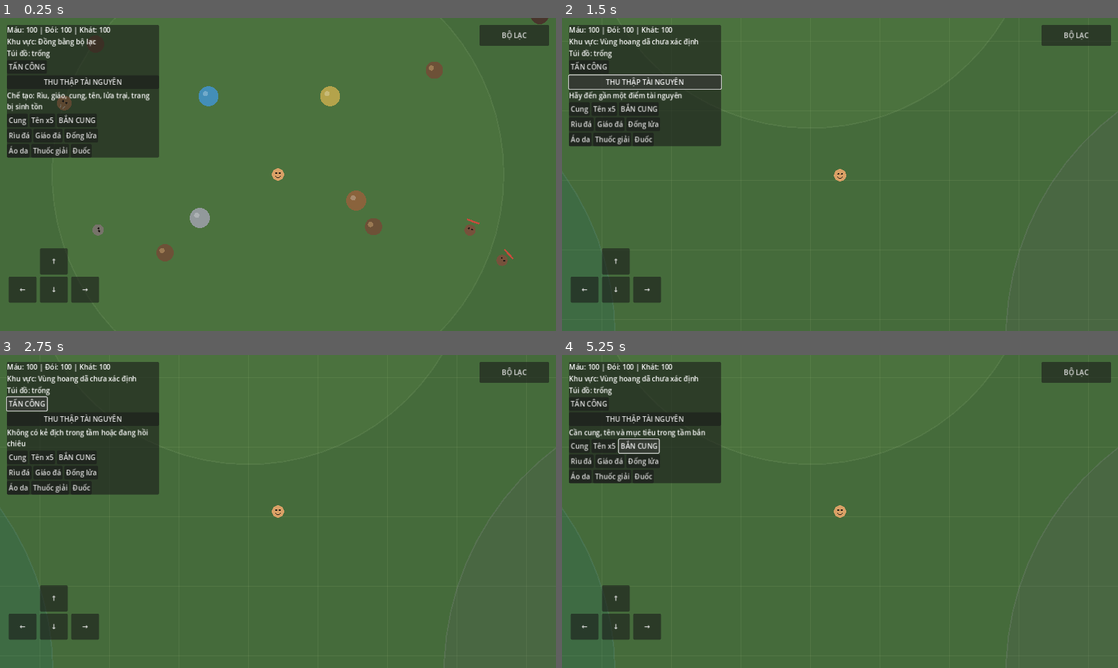
Above: before the commit, frames 1-4 (two rows, left to right).
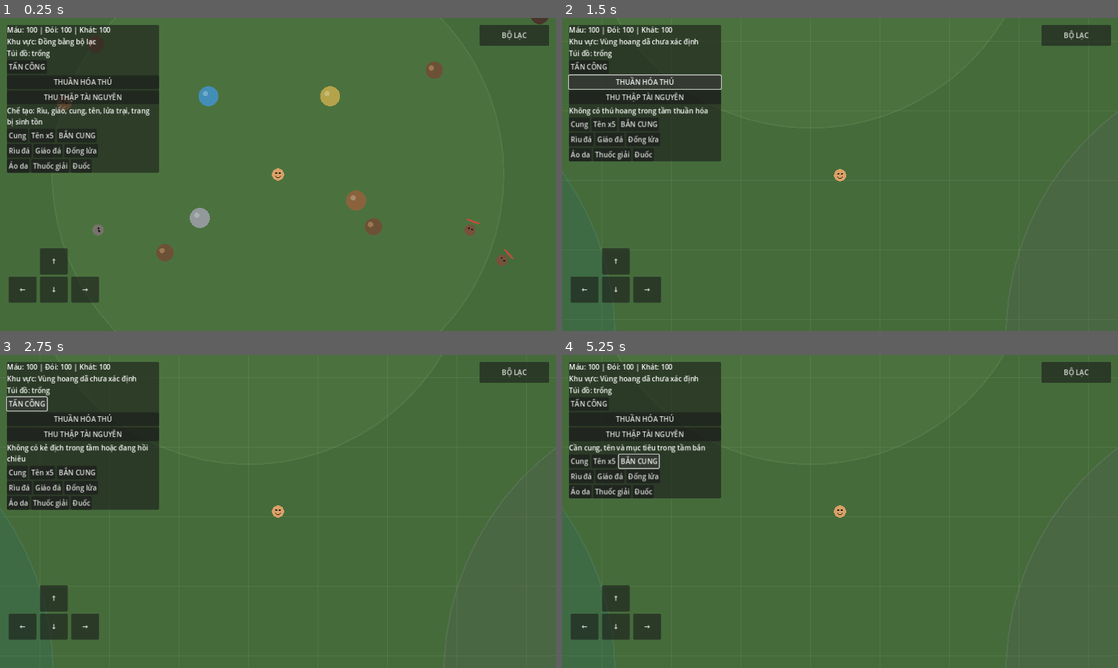
Above: after the commit, the same moments.

Repository: khanhhkt8-hub/Bo-Lac-Tien-Su.
Game: Godot game, scene res://Scenes/Main.tscn
Same seed, same stepped clock (60 frames per second), same inputs: the game is played once before the commit and once after it.
Inputs (mouse positions are in pixels of both pictures, inside the frame that each line leads up to):
- Up to frame 1 (0.25 s): no input
- Up to frame 2 (1.5 s): click (645, 127) at 0.5 s, where only the run after the commit has a clickable "THUẦN HÓA THÚ"; click (645, 80) at 1.25 s, where only the run after the commit has a clickable "THUẦN HÓA THÚ"
- Up to frame 3 (2.75 s): click "TẤN CÔNG" at 2 s
- Up to frame 4 (5.25 s): click "THU THẬP TÀI NGUYÊN" at 2.75 s; click "Cung" at 3.5 s; click "Tên x5" at 4.25 s; click "BẮN CUNG" at 5 s

The runs differ from the first frame. In frame 1, 2.9% of the frame differs, in the area x 1-29%, y 18-50%; in frame 2, 2.7%; in frame 3, 2.9%; in frame 4, 2.9%.

Commit message:
Add taming action to Android survival HUD

Diff:
--- a/Scripts/UI/SurvivalHUD.gd
+++ b/Scripts/UI/SurvivalHUD.gd
@@ -36,6 +36,10 @@
 	attack_button.text = "TẤN CÔNG"
 	attack_button.pressed.connect(_on_attack_pressed)
 	combat_row.add_child(attack_button)
+	var tame_button := Button.new()
+	tame_button.text = "THUẦN HÓA THÚ"
+	tame_button.pressed.connect(_on_tame_pressed)
+	column.add_child(tame_button)
 	var gather_button := Button.new()
 	gather_button.text = "THU THẬP TÀI NGUYÊN"
 	gather_button.pressed.connect(_on_gather_pressed)
@@ -118,6 +122,10 @@
 		if not _player.shoot_arrow():
 			_craft_status.text = "Cần cung, tên và mục tiêu trong tầm bắn"
 
+func _on_tame_pressed() -> void:
+	if _player != null and _player.has_method("tame_nearby_animal"):
+		_craft_status.text = _player.tame_nearby_animal()
+
 func _on_gather_pressed() -> void:
 	if _player != null and _player.has_method("gather_nearby"):
 		if not _player.gather_nearby():
